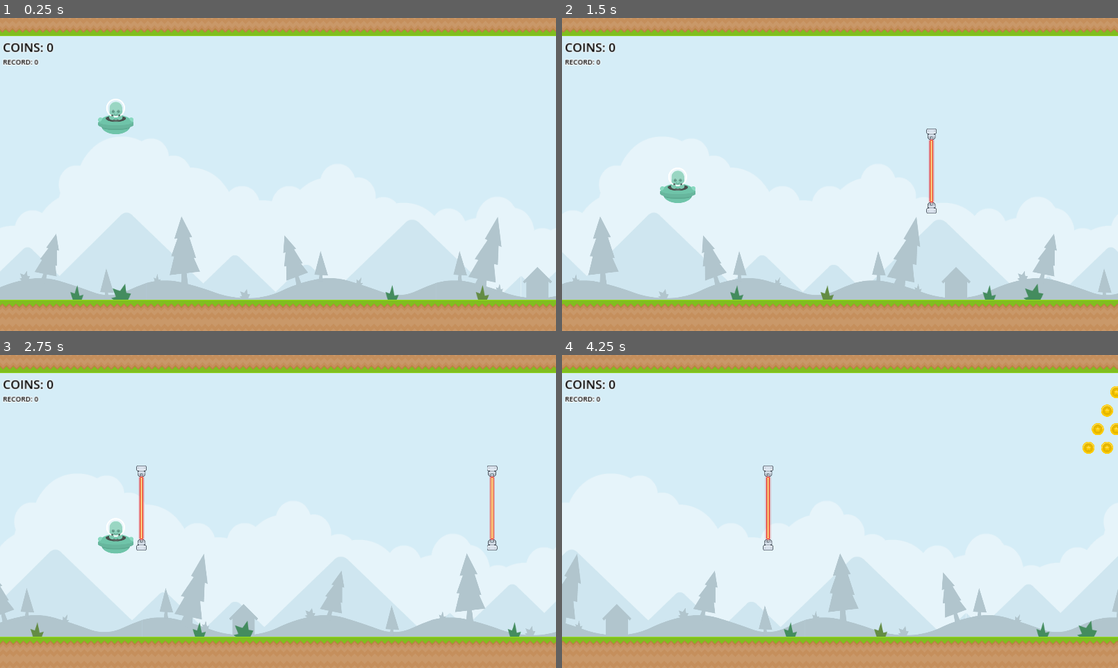
Above: before the commit, frames 1-4 (two rows, left to right).
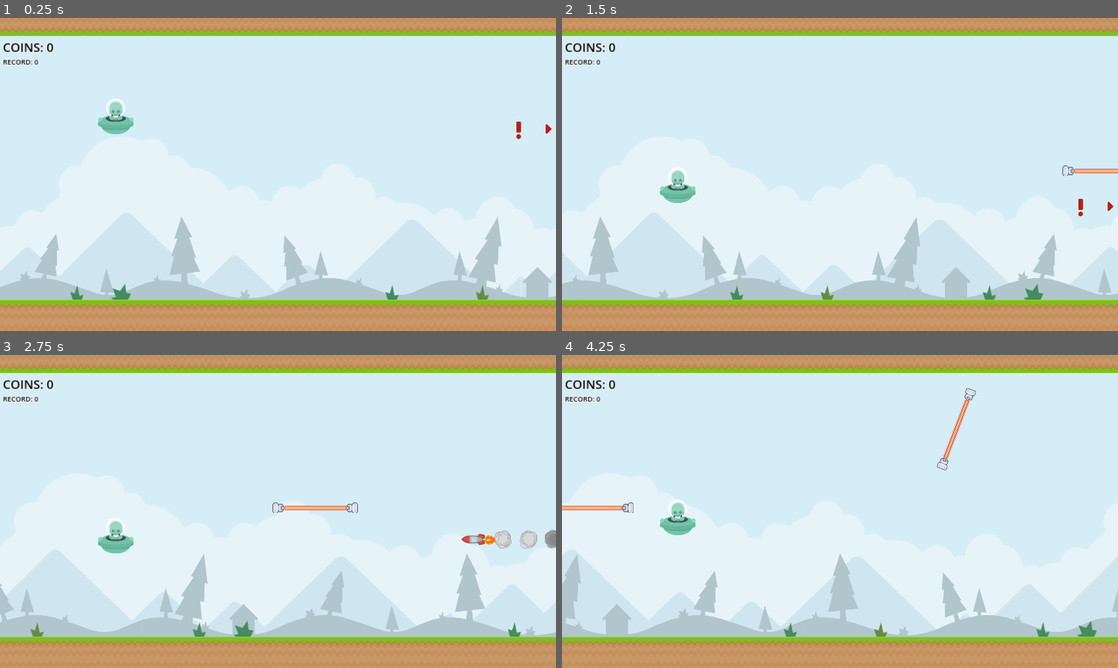
Above: after the commit, the same moments.

Repository: tumatihub/jetpack
Game: Godot game, scene res://levels/sandbox.tscn
The game is run twice, just before and just after one commit, with the same random seed, the same clock (stepped at 60 frames per second) and the same inputs.
Inputs:
- Up to frame 1 (0.25 s): no input
- Up to frame 2 (1.5 s): hold Space (thrust) 0.53-1.28 s
- Up to frame 3 (2.75 s): hold Space (thrust) from 2.03 s (still down)
- Up to frame 4 (4.25 s): release Space (thrust) at 3.53 s

The runs differ from the first frame. In frame 1, less than 0.1% of the frame differs, in the area x 92-100%, y 33-39%; in frame 2, 0.5%; in frame 3, 1.3%; in frame 4, 1.6%, in the area x 0-100%, y 10-63%.

Commit message:
Missile  launcher

Diff:
--- a/entities/game_manager/game_manager.gd
+++ b/entities/game_manager/game_manager.gd
@@ -11,8 +11,15 @@
 var _current_score: int
 var _save_file: String = "save.sav"
 var _current_record: int
+var _player: Player
 
 @onready var _current_speed: float = _start_speed
+
+func set_player(player: Player) -> void:
+	_player = player
+
+func get_player() -> Player:
+	return _player
 
 func _ready() -> void:
 	var record := _load_record()
--- /dev/null
+++ b/entities/missile_launcher/missile.gd
@@ -0,0 +1,47 @@
+class_name Missile
+extends Node2D
+
+const WARNING_TIME: float = .5
+
+@export var _delay: float = 2
+@export var _speed: float = 2000
+@export var _ui_speed: float = 300
+@export var _exclamation: HBoxContainer
+@export var _warning: TextureRect
+
+var _player: Player
+var _is_shooting: bool = false
+var _locked: bool = false
+
+func _ready() -> void:
+	_player = GameManager.get_player()
+	_update_positions()
+	get_tree().create_timer(_delay).timeout.connect(_show_warning)
+
+func _physics_process(delta: float) -> void:
+	if _is_shooting:
+		global_position.x -= _speed * delta
+	else:
+		_update_positions(delta)
+
+func _update_positions(delta: float = 1) -> void:
+	if _locked:
+		return
+	_exclamation.global_position.y = move_toward(_exclamation.global_position.y, _player.global_position.y, delta * _ui_speed)
+	#_warning.global_position.y = _player.global_position.y
+	#global_position.y = _player.global_position.y
+
+func _show_warning() -> void:
+	_exclamation.visible = false
+	_warning.global_position.y = _exclamation.global_position.y
+	_warning.visible = true
+	_locked = true
+	get_tree().create_timer(WARNING_TIME).timeout.connect(_shoot)
+
+func _shoot() -> void:
+	_is_shooting = true
+	global_position.y = _exclamation.global_position.y
+	_warning.visible = false
+
+func _on_visible_on_screen_notifier_2d_screen_exited() -> void:
+	queue_free()
--- /dev/null
+++ b/entities/missile_launcher/missile.tscn
@@ -0,0 +1,122 @@
+[gd_scene load_steps=14 format=3 uid="uid://b4wxaxf5ttrw1"]
+
+[ext_resource type="Script" path="res://entities/missile_launcher/missile.gd" id="1_3vvvr"]
+[ext_resource type="Texture2D" uid="uid://jwpcn5ndanoq" path="res://entities/missile_launcher/art/towerDefense_tile252.png" id="2_grqpd"]
+[ext_resource type="Texture2D" uid="uid://cnxdgepwwmda3" path="res://entities/missile_launcher/art/exclamation.png" id="3_tr0o2"]
+[ext_resource type="Texture2D" uid="uid://cardkxnwwvlrw" path="res://entities/missile_launcher/art/smokeGrey5.png" id="3_wsh2o"]
+[ext_resource type="Texture2D" uid="uid://3fp1qdbfgtg5" path="res://entities/missile_launcher/art/right.png" id="4_6x210"]
+[ext_resource type="Texture2D" uid="uid://fcw58xv47e0w" path="res://entities/missile_launcher/art/towerDefense_tile298.png" id="4_8hpna"]
+[ext_resource type="Texture2D" uid="uid://ccne6y253oav6" path="res://entities/missile_launcher/art/warning.png" id="5_wfxt1"]
+
+[sub_resource type="Curve" id="Curve_wschv"]
+_data = [Vector2(0, 1), 0.0, 0.0, 0, 0, Vector2(1, 0), -2.40542, 0.0, 0, 0]
+point_count = 2
+
+[sub_resource type="CurveTexture" id="CurveTexture_mw8sd"]
+curve = SubResource("Curve_wschv")
+
+[sub_resource type="Gradient" id="Gradient_lgg50"]
+offsets = PackedFloat32Array(0.56044, 1)
+colors = PackedColorArray(1, 1, 1, 1, 0, 0, 0, 1)
+
+[sub_resource type="GradientTexture1D" id="GradientTexture1D_3xjys"]
+gradient = SubResource("Gradient_lgg50")
+
+[sub_resource type="ParticleProcessMaterial" id="ParticleProcessMaterial_uqkuh"]
+particle_flag_disable_z = true
+angle_min = -272.0
+angle_max = 235.7
+spread = 20.0
+initial_velocity_min = 50.0
+initial_velocity_max = 100.0
+gravity = Vector3(0, 0, 0)
+scale_min = 0.2
+scale_max = 0.6
+color_ramp = SubResource("GradientTexture1D_3xjys")
+alpha_curve = SubResource("CurveTexture_mw8sd")
+
+[sub_resource type="RectangleShape2D" id="RectangleShape2D_cenjl"]
+size = Vector2(32, 12)
+
+[node name="Missile" type="Node2D" node_paths=PackedStringArray("_exclamation", "_warning") groups=["Obstacle"]]
+scale = Vector2(2, 2)
+script = ExtResource("1_3vvvr")
+_speed = 2500.0
+_exclamation = NodePath("AlertDisplay/Exclamation")
+_warning = NodePath("AlertDisplay/Warning")
+
+[node name="Sprite2D" type="Sprite2D" parent="."]
+z_index = 100
+rotation = -1.5708
+texture = ExtResource("2_grqpd")
+
+[node name="GPUParticles2D" type="GPUParticles2D" parent="Sprite2D"]
+position = Vector2(0.999999, 28)
+rotation = 1.5708
+amount = 30
+process_material = SubResource("ParticleProcessMaterial_uqkuh")
+texture = ExtResource("3_wsh2o")
+lifetime = 0.1
+
+[node name="Fire" type="Sprite2D" parent="Sprite2D"]
+z_index = -1
+position = Vector2(-7.62939e-06, 32.5)
+rotation = 3.14159
+scale = Vector2(0.385, 0.385)
+texture = ExtResource("4_8hpna")
+
+[node name="Area2D" type="Area2D" parent="."]
+collision_layer = 8
+collision_mask = 2
+
+[node name="CollisionShape2D" type="CollisionShape2D" parent="Area2D"]
+shape = SubResource("RectangleShape2D_cenjl")
+
+[node name="VisibleOnScreenNotifier2D" type="VisibleOnScreenNotifier2D" parent="."]
+
+[node name="AlertDisplay" type="CanvasLayer" parent="."]
+
+[node name="Exclamation" type="HBoxContainer" parent="AlertDisplay"]
+modulate = Color(0.755212, 0.109007, 0.0654819, 1)
+anchors_preset = 6
+anchor_left = 1.0
+anchor_top = 0.5
+anchor_right = 1.0
+anchor_bottom = 0.5
+offset_left = -204.0
+offset_top = -50.0
+offset_bottom = 50.0
+grow_horizontal = 0
+grow_vertical = 2
+
+[node name="Exclamation" type="TextureRect" parent="AlertDisplay/Exclamation"]
+layout_mode = 2
+size_flags_horizontal = 3
+size_flags_stretch_ratio = 3.0
+texture = ExtResource("3_tr0o2")
+stretch_mode = 5
+
+[node name="TextureRect" type="TextureRect" parent="AlertDisplay/Exclamation"]
+layout_mode = 2
+size_flags_horizontal = 3
+texture = ExtResource("4_6x210")
+expand_mode = 5
+stretch_mode = 5
+
+[node name="Warning" type="TextureRect" parent="AlertDisplay"]
+visible = false
+modulate = Color(0.756863, 0.109804, 0.0666667, 1)
+anchors_preset = 6
+anchor_left = 1.0
+anchor_top = 0.5
+anchor_right = 1.0
+anchor_bottom = 0.5
+offset_left = -182.0
+offset_top = -50.0
+offset_right = -82.0
+offset_bottom = 50.0
+grow_horizontal = 0
+grow_vertical = 2
+texture = ExtResource("5_wfxt1")
+
+[connection signal="screen_exited" from="VisibleOnScreenNotifier2D" to="." method="_on_visible_on_screen_notifier_2d_screen_exited"]
--- /dev/null
+++ b/entities/missile_launcher/missile_launcher.gd
@@ -0,0 +1,13 @@
+class_name MissileLauncher
+extends Node2D
+
+@export var _missile_scene: PackedScene
+
+func _ready() -> void:
+	_create_missile()
+
+func _create_missile() -> void:
+	var missile := _missile_scene.instantiate() as Missile
+	missile.global_position = global_position
+	add_sibling(missile)
+	queue_free()
--- /dev/null
+++ b/entities/missile_launcher/missile_launcher.tscn
@@ -0,0 +1,8 @@
+[gd_scene load_steps=3 format=3 uid="uid://dwwedy5v0x7h6"]
+
+[ext_resource type="Script" path="res://entities/missile_launcher/missile_launcher.gd" id="1_w0wg6"]
+[ext_resource type="PackedScene" uid="uid://b4wxaxf5ttrw1" path="res://entities/missile_launcher/missile.tscn" id="2_qq2tu"]
+
+[node name="MissileLauncher" type="Node2D"]
+script = ExtResource("1_w0wg6")
+_missile_scene = ExtResource("2_qq2tu")
--- /dev/null
+++ b/entities/missile_launcher/resources/missile_launcher.tres
@@ -0,0 +1,10 @@
+[gd_resource type="Resource" script_class="SpawnItem" load_steps=3 format=3 uid="uid://bcauj8diorjb4"]
+
+[ext_resource type="Script" path="res://entities/spawner/spawn_item.gd" id="1_iaqpw"]
+[ext_resource type="PackedScene" uid="uid://dwwedy5v0x7h6" path="res://entities/missile_launcher/missile_launcher.tscn" id="1_m8le6"]
+
+[resource]
+script = ExtResource("1_iaqpw")
+scene = ExtResource("1_m8le6")
+time_before_next = 1.0
+possible_positions = Array[Vector2]([Vector2(2176, 528)])
--- a/entities/player/player.gd
+++ b/entities/player/player.gd
@@ -11,6 +11,9 @@
 var _is_bouncing: bool = false
 var _bounce_time: float = 0.2
 var _bounce_cooldown: float = 0
+
+func _ready() -> void:
+	GameManager.set_player(self)
 
 func _process(delta: float) -> void:
 	if _bounce_cooldown > 0:
--- a/entities/spawner/spawner.gd
+++ b/entities/spawner/spawner.gd
@@ -11,8 +11,8 @@
 func spawn() -> void:
 	var item := _obstacles.pick_random() as SpawnItem
 	var instance := item.scene.instantiate() as Node2D
+	instance.global_position = item.possible_positions.pick_random()
 	add_child(instance)
-	instance.global_position = item.possible_positions.pick_random()
 	_timer.start(item.time_before_next * GameManager.get_start_speed()/GameManager.get_speed())
 
 func _on_timer_timeout() -> void:
--- a/entities/spawner/spawner.tscn
+++ b/entities/spawner/spawner.tscn
@@ -7,10 +7,11 @@
 [ext_resource type="Resource" uid="uid://bvo1anlqh8pn6" path="res://obstacles/laser_barrier/resources/laser_barrier_vertical.tres" id="5_wb2om"]
 [ext_resource type="Resource" uid="uid://dlp7c2p8ltlf7" path="res://entities/coin/resources/coin_group.tres" id="6_fkrqb"]
 [ext_resource type="Resource" uid="uid://2x83idy2pqpj" path="res://entities/coin/resources/coin_group_large.tres" id="7_4bpov"]
+[ext_resource type="Resource" uid="uid://bcauj8diorjb4" path="res://entities/missile_launcher/resources/missile_launcher.tres" id="8_ttwt4"]
 
 [node name="Spawner" type="Node2D" node_paths=PackedStringArray("_timer")]
 script = ExtResource("1_omlbp")
-_obstacles = Array[ExtResource("2_l8ehh")]([ExtResource("3_opx8m"), ExtResource("4_c8vr8"), ExtResource("5_wb2om"), ExtResource("6_fkrqb"), ExtResource("7_4bpov")])
+_obstacles = Array[ExtResource("2_l8ehh")]([ExtResource("3_opx8m"), ExtResource("4_c8vr8"), ExtResource("5_wb2om"), ExtResource("6_fkrqb"), ExtResource("7_4bpov"), ExtResource("8_ttwt4")])
 _timer = NodePath("Timer")
 
 [node name="Timer" type="Timer" parent="."]
Binary file added: entities/missile_launcher/art/exclamation.png
Not shown, added: entities/missile_launcher/art/exclamation.png.import
Binary file added: entities/missile_launcher/art/right.png
Not shown, added: entities/missile_launcher/art/right.png.import
Binary file added: entities/missile_launcher/art/smokeGrey5.png
Not shown, added: entities/missile_launcher/art/smokeGrey5.png.import
Binary file added: entities/missile_launcher/art/towerDefense_tile252.png
Not shown, added: entities/missile_launcher/art/towerDefense_tile252.png.import
Binary file added: entities/missile_launcher/art/towerDefense_tile298.png
Not shown, added: entities/missile_launcher/art/towerDefense_tile298.png.import
Binary file added: entities/missile_launcher/art/warning.png
Not shown, added: entities/missile_launcher/art/warning.png.import
(and 1 more such lines)
